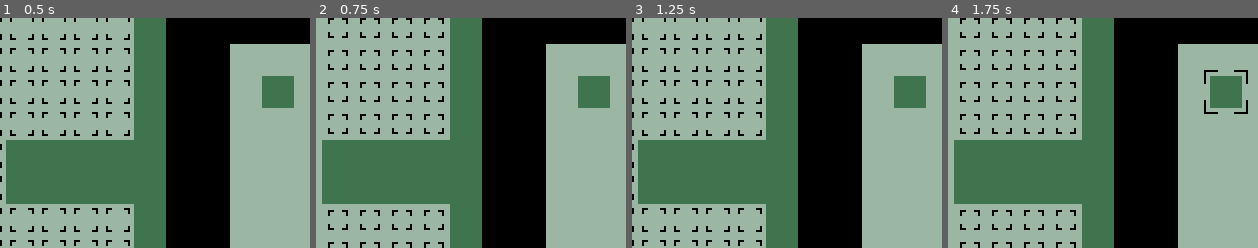
Above: before the commit, frames 1-4 (left to right).
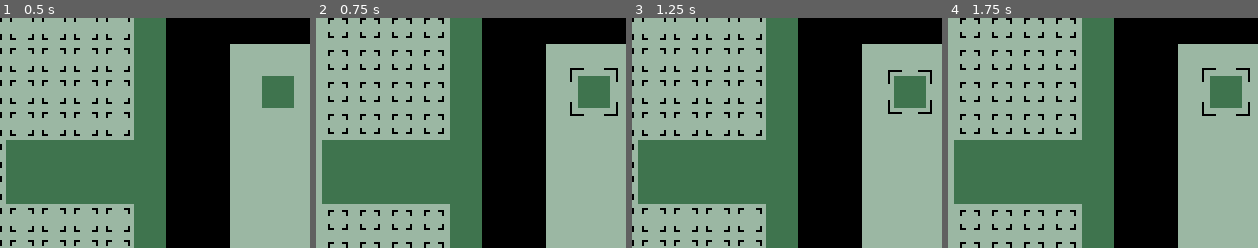
Above: after the commit, the same moments.

Repository: conor-wilson/expeditiongame
Game: Godot game, scene res://scenes/main.tscn
The game is run twice, just before and just after one commit, with the same random seed, the same clock (stepped at 60 frames per second) and the same inputs.
Inputs (mouse positions are % of the whole screen's width and height, from its top left):
- Up to frame 1 (0.5 s): no input
- Up to frame 2 (0.75 s): tap Enter at 0.5 s; drag from (91, 33) to (62, 22) at 0.52 s
- Up to frame 3 (1.25 s): no input
- Up to frame 4 (1.75 s): tap Space at 1.25 s; drag from (26, 56) to (91, 33) at 1.27 s
The pictures show only the part of the screen within x 46-96%, y 17-67%; the shares and areas given below are measured in that part.

Frame 1 is identical in both runs. In frame 2, 0.3% of the frame differs, in the area x 81-98%, y 21-43%; in frame 3, 0.3%; in frame 4, 0.6%.

Commit message:
Added item pickup mechanic

Diff:
--- a/project.godot
+++ b/project.godot
@@ -15,8 +15,20 @@
 config/features=PackedStringArray("4.4", "Forward Plus")
 config/icon="res://icon.svg"
 
+[autoload]
+
+CursorManager="*res://scenes/cursor/cursor_manager.gd"
+
 [display]
 
 window/size/viewport_width=736
 window/size/viewport_height=576
 window/stretch/mode="canvas_items"
+
+[input]
+
+click={
+"deadzone": 0.2,
+"events": [Object(InputEventMouseButton,"resource_local_to_scene":false,"resource_name":"","device":-1,"window_id":0,"alt_pressed":false,"shift_pressed":false,"ctrl_pressed":false,"meta_pressed":false,"button_mask":0,"position":Vector2(0, 0),"global_position":Vector2(0, 0),"factor":1.0,"button_index":1,"canceled":false,"pressed":false,"double_click":false,"script":null)
+]
+}
--- /dev/null
+++ b/scenes/cursor/cursor_manager.gd
@@ -0,0 +1,40 @@
+extends Node
+
+@onready var CURSOR:Resource = preload("res://assets/art/cursors/cursor.png")
+@onready var GREEN_BLOCK:Resource = preload("res://assets/art/cursors/GreenBlockCursor.png")
+
+var current_cursor:Resource
+#var current_dragging_object:DraggableObject = null
+#var current_hovering_object:DraggableObject = null
+#var last_dragging_object:DraggableObject = null
+
+func _ready() -> void:
+	set_mouse_cursor(CURSOR)
+
+#func _process(delta: float) -> void:
+	#if !Input.is_action_pressed("click"):
+		## TODO: This is the second iteration of my ad-hoc fix for a gamebreaking
+		## bug that can cause the desktop to be un-interactable. It's definitely
+		## an inefficient solution that doesn't really address the actual
+		## problem, but it is good enough for now (and maybe forever)
+		#if current_dragging_object != null:
+			#last_dragging_object = current_dragging_object
+		#current_dragging_object = null
+
+func set_mouse_cursor(source:Resource):
+	Input.set_custom_mouse_cursor(source, 0, _get_hotspot(source))
+	current_cursor = source
+
+
+func current_cursor_is(source:Resource) -> bool:
+	return current_cursor == source
+
+# _get_hotspot returns the hotspot offset for the provided custom cursor resource.
+func _get_hotspot(source:Resource) -> Vector2:
+	match source:
+		CURSOR:
+			return Vector2.ZERO
+		GREEN_BLOCK:
+			return Vector2.ZERO
+		_:
+			return Vector2.ZERO
--- a/scenes/game.gd
+++ b/scenes/game.gd
@@ -8,5 +8,15 @@
 
 
 func _on_slot_1_mouse_exited() -> void:
-	$Inventory/Slot1/Highlight.hide()
+	if !CursorManager.current_cursor_is(CursorManager.GREEN_BLOCK):
+		$Inventory/Slot1/Highlight.hide()
 	#$Inventory/Slot1.scale = Vector2(1, 1)
+
+
+
+func _on_slot_1_input_event(viewport: Node, event: InputEvent, shape_idx: int) -> void:
+	if event.is_action_pressed("click"):
+		print("GREEN BLOCK CLICKED")
+		#$Inventory/Slot1.hide()
+		#$Inventory/Slot1/Highlight.hide()
+		CursorManager.set_mouse_cursor(CursorManager.GREEN_BLOCK)
--- a/scenes/game.tscn
+++ b/scenes/game.tscn
@@ -57,7 +57,7 @@
 visible = false
 sprite_frames = SubResource("SpriteFrames_u5sy4")
 autoplay = "default"
-frame_progress = 0.878131
+frame_progress = 0.104555
 
 [node name="Sprite2D" type="Sprite2D" parent="Inventory/Slot1"]
 texture = SubResource("AtlasTexture_yqjtg")
@@ -65,5 +65,6 @@
 [node name="CollisionShape2D" type="CollisionShape2D" parent="Inventory/Slot1"]
 shape = SubResource("RectangleShape2D_uwrxv")
 
+[connection signal="input_event" from="Inventory/Slot1" to="." method="_on_slot_1_input_event"]
 [connection signal="mouse_entered" from="Inventory/Slot1" to="." method="_on_slot_1_mouse_entered"]
 [connection signal="mouse_exited" from="Inventory/Slot1" to="." method="_on_slot_1_mouse_exited"]
Binary file added: assets/art/cursors/Cursor.aseprite
Binary file added: assets/art/cursors/GreenBlockCursor.aseprite
Binary file added: assets/art/cursors/GreenBlockCursor.png
Not shown, added: assets/art/cursors/GreenBlockCursor.png.import
Binary file added: assets/art/cursors/cursor.png
Not shown, added: assets/art/cursors/cursor.png.import
Not shown, added: scenes/cursor/cursor_manager.gd.uid
